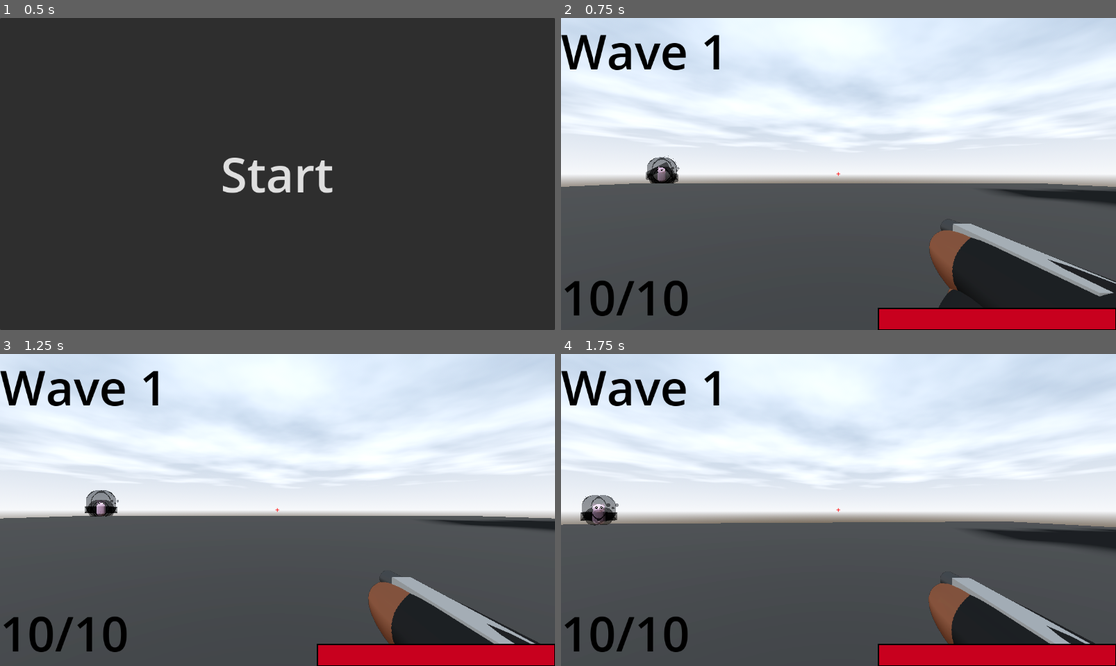
Above: before the commit, frames 1-4 (two rows, left to right).
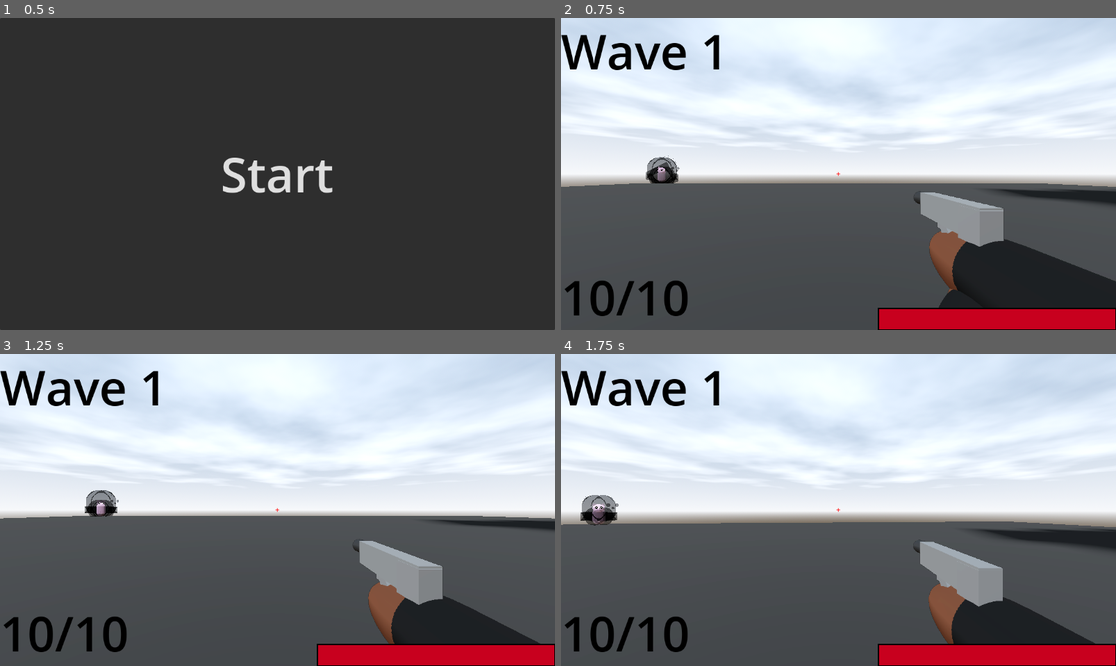
Above: after the commit, the same moments.

Repository: DylanFrenzy/The-Trials-and-Tribulations-of-Tim-Cheese
Game: Godot game, scene res://scenes/hud/start_screen.tscn
Two runs of this game, one before a commit and one after it. Both use one fixed random seed, a clock stepped at 60 frames per second and the inputs below.
Inputs (mouse positions are in pixels of both pictures, inside the frame that each line leads up to):
- Up to frame 1 (0.5 s): no input
- Up to frame 2 (0.75 s): click "Start" at 0.5 s
- Up to frame 3 (1.25 s): no input
- Up to frame 4 (1.75 s): move the mouse to (866, 510) at 1.27 s; hold W (move_forward) from 1.28 s (still down); hold Mouse wheel down (swap_weapon, bound only after the commit) from 1.28 s (still down); tap Space (jump) at 1.52 s

Frame 1 is identical in both runs. In frame 2, 2.6% of the frame differs, in the area x 63-100%, y 55-90%; in frame 3, 2.6%; in frame 4, 2.5%.
Error after the commit: Invalid assignment of property or key 'visible' with value of type 'bool' on a base object of type 'null instance'. (res://scripts/guns/Gun.gd:71)

Commit message:
Tried doing loadout, near done I think but not working

Diff:
--- a/3d-project/project.godot
+++ b/3d-project/project.godot
@@ -65,3 +65,9 @@
 "events": [Object(InputEventMouseButton,"resource_local_to_scene":false,"resource_name":"","device":-1,"window_id":0,"a …(258 unchanged characters)…
 ]
 }
+swap_weapon={
+"deadzone": 0.2,
+"events": [Object(InputEventMouseButton,"resource_local_to_scene":false,"resource_name":"","device":-1,"window_id":0,"alt_pressed":false,"shift_pressed":false,"ctrl_pressed":false,"meta_pressed":false,"button_mask":16,"position":Vector2(79, 30),"global_position":Vector2(93, 103),"factor":1.0,"button_index":5,"canceled":false,"pressed":true,"double_click":false,"script":null)
+, Object(InputEventMouseButton,"resource_local_to_scene":false,"resource_name":"","device":-1,"window_id":0,"alt_pressed":false,"shift_pressed":false,"ctrl_pressed":false,"meta_pressed":false,"button_mask":8,"position":Vector2(309, 25),"global_position":Vector2(323, 98),"factor":1.0,"button_index":4,"canceled":false,"pressed":true,"double_click":false,"script":null)
+]
+}
--- a/3d-project/scenes/gun_cam.tscn
+++ b/3d-project/scenes/gun_cam.tscn
@@ -1,8 +1,9 @@
-[gd_scene load_steps=32 format=4 uid="uid://b17m2m5d4cdix"]
+[gd_scene load_steps=33 format=4 uid="uid://b17m2m5d4cdix"]
 
 [ext_resource type="PackedScene" uid="uid://uo8qyngydbub" path="res://assets/Arms.tscn" id="1_03c0v"]
 [ext_resource type="Script" uid="uid://dbkokuf3jkrkn" path="res://scripts/gun_cam.gd" id="1_ktk0j"]
 [ext_resource type="PackedScene" uid="uid://cwvmoqdyec4ah" path="res://assets/pistol.tscn" id="2_20781"]
+[ext_resource type="Script" uid="uid://co6dest83b3yh" path="res://scripts/guns/Gun.gd" id="3_wfaqt"]
 [ext_resource type="Script" uid="uid://cnpg01ajvsom3" path="res://scripts/guns/pistol.gd" id="4_afw81"]
 [ext_resource type="AudioStream" uid="uid://b0o8epq0juwlr" path="res://sound effects/489069__tiliadesign__pistol-perfect-shot-with-silencer.wav" id="4_kb61h"]
 [ext_resource type="AudioStream" uid="uid://bcujp8y1baks3" path="res://sound effects/405538__nebulasnails__pistol-cock.wav" id="4_utigt"]
@@ -505,8 +506,10 @@
 
 [node name="Node3D" parent="." instance=ExtResource("1_03c0v")]
 transform = Transform3D(-3.61999e-07, 0, -0.1, 0, 0.1, 0, 0.1, 0, -3.61999e-07, 0.204037, -0.0969836, -0.170399)
+script = ExtResource("3_wfaqt")
 
 [node name="Pistol" parent="Node3D" instance=ExtResource("2_20781")]
+transform = Transform3D(1, 0, 0, 0, 1, 0, 0, 0, 1, -1.13019, 0.423723, 0.0856413)
 script = ExtResource("4_afw81")
 
 [node name="AnimationPlayer" type="AnimationPlayer" parent="Node3D/Pistol"]
--- a/3d-project/scripts/guns/Gun.gd
+++ b/3d-project/scripts/guns/Gun.gd
@@ -10,7 +10,12 @@
 @onready var ray_caster = get_parent().get_parent().get_node("RayCast3D");
 @onready var ammo_display = get_tree().root.get_node("Node3D/hud/Ammo")
 @onready var click_sound = get_parent().get_parent().get_node("AudioStreamPlayer3D5");
+@onready var pistol = $Pistol;
+@onready var sniper = get_parent().get_node("Sniper Rifle");
 var is_reloading := false
+var weapon_List = [0, 1];
+#var current_Weapon = weapon_List[0];
+var current_Weapon = 0
 
 func _ready():
 	update_ammo_display(current_ammo)
@@ -39,5 +44,36 @@
 		update_ammo_display(max_ammo)
 		is_reloading = false
 
+	if event.is_action_pressed("swap_weapon"):
+		swap_weapon()
+		#if ani_player.is_playing():
+		#	return
+		#weapon_List.erase(0)
+		#if weapon_List.has (1):
+		#	weapon_List.append(0)
+		#if weapon_List.has (0):
+		#	weapon_List.append(1)
+		#$pistol.visible = !$pistol.visible
+		#$sniper.visible = !$sniper.visible
+
+func swap_weapon():
+	if ani_player.is_playing():
+		return
+	current_Weapon = (current_Weapon + 1) % weapon_List.size()
+	update_weapon_visibility()
+
+func update_weapon_visibility():
+	match current_Weapon:
+		0:  # Pistol
+			pistol.visible = true
+			sniper.visible = false
+		1:  # Sniper
+			pistol.visible = false
+			sniper.visible = true
+
+
+
+		pass
+
 func update_ammo_display(ammo):
 	ammo_display.text = str(ammo) + "/" + str(max_ammo)
--- /dev/null
+++ b/3d-project/scripts/guns/Loadout.gd
@@ -0,0 +1,11 @@
+extends Node
+
+var weapon_List = [0, 1];
+var current_Weapon = Array[1];
+
+func _input(event):
+   if (event.is_action_pressed("swap_weapon")):
+
+
+
+    pass
Not shown: 1 places in 3d-project/scenes/gun_cam.tscn that only renumber resources
Not shown, added: 3d-project/scripts/guns/Loadout.gd.uid
Not shown, added: TimCheese1.zip
